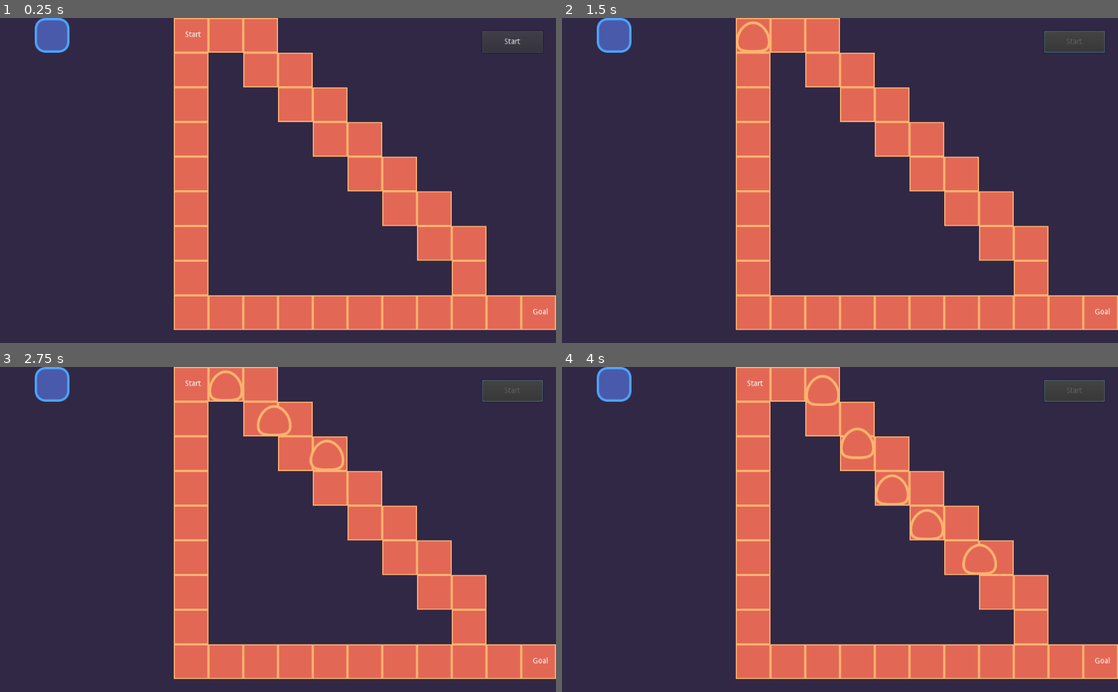
Above: before the commit, frames 1-4 (two rows, left to right).
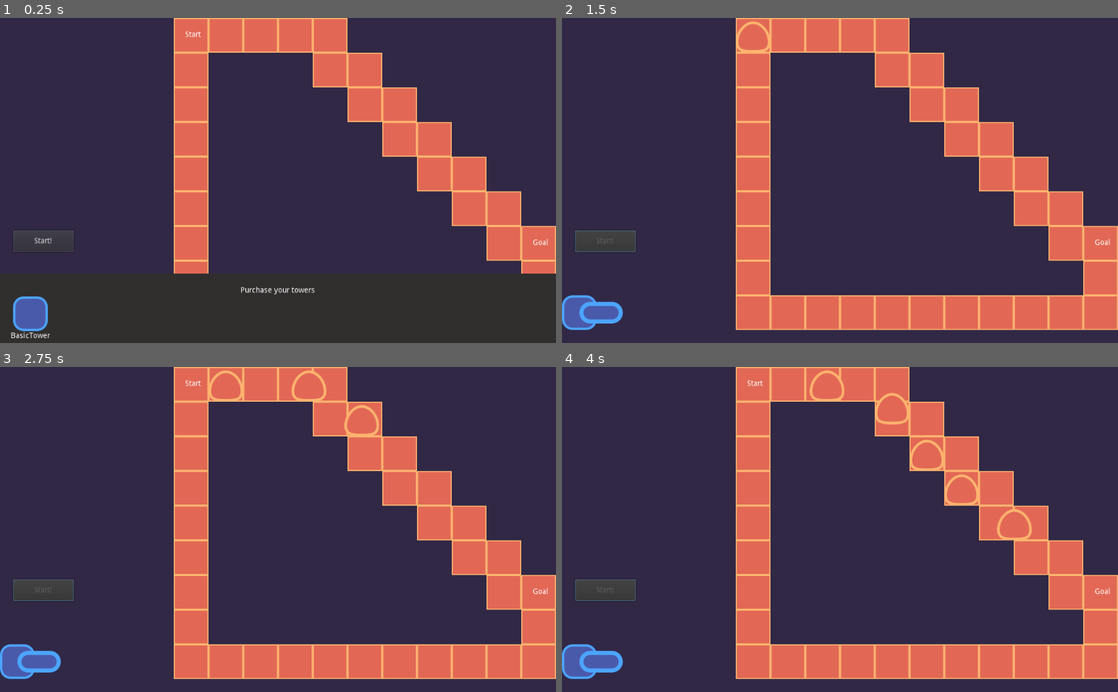
Above: after the commit, the same moments.

Repository: gdquest-demos/godot-2d-tower-defense
Game: Godot game, scene res://Game.tscn
Same seed, same stepped clock (60 frames per second), same inputs: the game is played once before the commit and once after it.
Inputs (mouse positions are in pixels of both pictures, inside the frame that each line leads up to; where the layout moved, square brackets give the same spot in the first picture):
- Up to frame 1 (0.25 s): no input
- Up to frame 2 (1.5 s): click (589, 313) [612, 34] at 0.5 s; click "Start" (after the commit: "Start!") at 1.25 s
- Up to frame 3 (2.75 s): move the mouse to (50, 383) at 2.02 s; hold Ctrl (multiple_selection) from 2.03 s (still down); click (50, 383) at 2.17 s
- Up to frame 4 (4 s): move the mouse to (728, 545) at 2.77 s; release Ctrl (multiple_selection) at 2.78 s; click (728, 545) at 2.85 s; move the mouse to (895, 458) at 3.52 s; hold Ctrl (multiple_selection) from 3.53 s (still down); click (895, 458) at 3.67 s

The runs differ from the first frame. In frame 1, 28% of the frame differs, in the area x 2-100%, y 0-99%; in frame 2, 21%; in frame 3, 21%; in frame 4, 21%.

Commit message:
Add combat system

Diff:
--- a/source/Actors/Enemies/BasicEnemy.tscn
+++ b/source/Actors/Enemies/BasicEnemy.tscn
@@ -1,7 +1,11 @@
-[gd_scene load_steps=3 format=2]
+[gd_scene load_steps=5 format=2]
 
 [ext_resource path="res://Actors/Enemies/BasicEnemy.gd" type="Script" id=1]
 [ext_resource path="res://Actors/Enemies/enemies-blob-sprite.svg" type="Texture" id=2]
+[ext_resource path="res://Objects/HurtBox/HurtBoxArea2D.tscn" type="PackedScene" id=3]
+
+[sub_resource type="CircleShape2D" id=1]
+radius = 32.0
 
 [node name="BasicEnemy" type="Node2D"]
 script = ExtResource( 1 )
@@ -13,3 +17,8 @@
 [node name="MovementTween" type="Tween" parent="."]
 
 [node name="IdleTimer" type="Timer" parent="."]
+
+[node name="HurtBoxArea2D" parent="." instance=ExtResource( 3 )]
+
+[node name="CollisionShape2D" type="CollisionShape2D" parent="HurtBoxArea2D"]
+shape = SubResource( 1 )
--- a/source/Actors/Towers/BasicTower.tscn
+++ b/source/Actors/Towers/BasicTower.tscn
@@ -1,14 +1,19 @@
-[gd_scene load_steps=5 format=2]
+[gd_scene load_steps=6 format=2]
 
 [ext_resource path="res://Actors/Towers/player-blue-square.svg" type="Texture" id=1]
 [ext_resource path="res://Actors/SelectableArea2D/SelectableArea2D.tscn" type="PackedScene" id=2]
 [ext_resource path="res://Actors/Towers/BasicTower.gd" type="Script" id=3]
+[ext_resource path="res://Objects/Weapons/Weapon2D.tscn" type="PackedScene" id=4]
 
 [sub_resource type="RectangleShape2D" id=1]
 extents = Vector2( 32, 32 )
 
 [node name="BasicTower" type="Node2D"]
 script = ExtResource( 3 )
+
+[node name="Sprite" type="Sprite" parent="."]
+position = Vector2( 0, -32 )
+texture = ExtResource( 1 )
 
 [node name="Label" type="Label" parent="."]
 visible = false
@@ -26,13 +31,12 @@
 "_edit_use_anchors_": false
 }
 
-[node name="Sprite" type="Sprite" parent="."]
-position = Vector2( 0, -32 )
-texture = ExtResource( 1 )
-
 [node name="SelectableArea2D" parent="." instance=ExtResource( 2 )]
 
 [node name="CollisionShape2D" type="CollisionShape2D" parent="SelectableArea2D"]
 position = Vector2( 0, -32 )
 shape = SubResource( 1 )
+
+[node name="Weapon2D" parent="." instance=ExtResource( 4 )]
+position = Vector2( 0, -32 )
 [connection signal="selection_toggled" from="SelectableArea2D" to="." method="_on_SelectableArea2D_selection_toggled"]
--- a/source/Game.gd
+++ b/source/Game.gd
@@ -1,13 +1,14 @@
 extends Node
 
 
-onready var _tower_purchase_hud := $UserInterface/HUD/TowerPurcahseHBoxContainer
 onready var _level := $World/Level
+onready var _tower_purchase_hud := $UserInterface/HUD/TowerPurcahseInterface
 onready var _start_button := $UserInterface/HUD/StartWaveButton
 
 
 func _ready() -> void:
-	for button in _tower_purchase_hud.get_children():
+	var buttons_container := _tower_purchase_hud.find_node("TowerButtonsContainer")
+	for button in buttons_container.get_children():
 		button.connect("tower_purchased", self, "_on_TowerPurchaseButton_tower_purchased")
 
 
--- a/source/Game.tscn
+++ b/source/Game.tscn
@@ -1,19 +1,77 @@
-[gd_scene load_steps=4 format=2]
+[gd_scene load_steps=6 format=2]
 
 [ext_resource path="res://Interface/TowerPurchaseInterface/TowerPurchaseButton.tscn" type="PackedScene" id=1]
 [ext_resource path="res://Levels/TestLevel/TestLevel.tscn" type="PackedScene" id=2]
 [ext_resource path="res://Game.gd" type="Script" id=3]
+
+[sub_resource type="Animation" id=1]
+resource_name = "SETUP"
+tracks/0/type = "value"
+tracks/0/path = NodePath(".:visible")
+tracks/0/interp = 1
+tracks/0/loop_wrap = true
+tracks/0/imported = false
+tracks/0/enabled = true
+tracks/0/keys = {
+"times": PoolRealArray( 0 ),
+"transitions": PoolRealArray( 1 ),
+"update": 1,
+"values": [ false ]
+}
+
+[sub_resource type="Animation" id=2]
+length = 4.0
+tracks/0/type = "value"
+tracks/0/path = NodePath(".:visible")
+tracks/0/interp = 1
+tracks/0/loop_wrap = true
+tracks/0/imported = false
+tracks/0/enabled = true
+tracks/0/keys = {
+"times": PoolRealArray( 0 ),
+"transitions": PoolRealArray( 1 ),
+"update": 1,
+"values": [ true ]
+}
+tracks/1/type = "value"
+tracks/1/path = NodePath("Label:rect_position")
+tracks/1/interp = 1
+tracks/1/loop_wrap = true
+tracks/1/imported = false
+tracks/1/enabled = true
+tracks/1/keys = {
+"times": PoolRealArray( 0, 1, 2, 4 ),
+"transitions": PoolRealArray( 0.5, 1, 0.5, 1 ),
+"update": 0,
+"values": [ Vector2( 256, 288 ), Vector2( 455, 288 ), Vector2( 455, 288 ), Vector2( 576, 288 ) ]
+}
+tracks/2/type = "value"
+tracks/2/path = NodePath("Label:self_modulate")
+tracks/2/interp = 1
+tracks/2/loop_wrap = true
+tracks/2/imported = false
+tracks/2/enabled = true
+tracks/2/keys = {
+"times": PoolRealArray( 0, 1, 2, 4 ),
+"transitions": PoolRealArray( 0.5, 1, 0.5, 1 ),
+"update": 0,
+"values": [ Color( 1, 1, 1, 0 ), Color( 1, 1, 1, 1 ), Color( 1, 1, 1, 1 ), Color( 1, 1, 1, 0 ) ]
+}
 
 [node name="Game" type="Node"]
 script = ExtResource( 3 )
 
 [node name="World" type="CanvasLayer" parent="."]
 layer = 0
+follow_viewport_enable = true
 
 [node name="Level" parent="World" instance=ExtResource( 2 )]
 
+[node name="Camera2D" type="Camera2D" parent="World"]
+anchor_mode = 0
+current = true
+
 [node name="UserInterface" type="CanvasLayer" parent="."]
-layer = 100
 
 [node name="HUD" type="Control" parent="UserInterface"]
 anchor_right = 1.0
@@ -23,31 +81,101 @@
 "_edit_use_anchors_": false
 }
 
-[node name="TowerPurcahseHBoxContainer" type="HBoxContainer" parent="UserInterface/HUD"]
-anchor_left = 0.062
+[node name="StartWaveButton" type="Button" parent="UserInterface/HUD"]
+anchor_top = 1.0
+anchor_bottom = 1.0
+margin_left = 24.0
+margin_top = -208.0
+margin_right = 136.0
+margin_bottom = -168.0
+text = "Start!"
+__meta__ = {
+"_edit_use_anchors_": false
+}
+
+[node name="TowerPurcahseInterface" type="Control" parent="UserInterface/HUD"]
 anchor_right = 1.0
-anchor_bottom = 0.107
-margin_left = 0.511997
-margin_bottom = -0.200005
+anchor_bottom = 0.2
+margin_top = 472.0
+margin_bottom = 480.0
+__meta__ = {
+"_edit_use_anchors_": false
+}
+
+[node name="Background" type="ColorRect" parent="UserInterface/HUD/TowerPurcahseInterface"]
+anchor_right = 1.0
+anchor_bottom = 1.0
+color = Color( 0.196078, 0.184314, 0.184314, 1 )
+__meta__ = {
+"_edit_use_anchors_": false
+}
+
+[node name="MarginContainer" type="MarginContainer" parent="UserInterface/HUD/TowerPurcahseInterface"]
+anchor_right = 1.0
+anchor_bottom = 1.0
+custom_constants/margin_right = 24
+custom_constants/margin_top = 24
+custom_constants/margin_left = 24
+custom_constants/margin_bottom = 24
+__meta__ = {
+"_edit_use_anchors_": false
+}
+
+[node name="VBoxContainer" type="VBoxContainer" parent="UserInterface/HUD/TowerPurcahseInterface/MarginContainer"]
+margin_left = 24.0
+margin_top = 24.0
+margin_right = 1000.0
+margin_bottom = 106.0
+
+[node name="Label" type="Label" parent="UserInterface/HUD/TowerPurcahseInterface/MarginContainer/VBoxContainer"]
+margin_right = 976.0
+margin_bottom = 14.0
+text = "Purchase your towers"
+align = 1
+valign = 1
+
+[node name="TowerButtonsContainer" type="HBoxContainer" parent="UserInterface/HUD/TowerPurcahseInterface/MarginContainer/VBoxContainer"]
+margin_top = 18.0
+margin_right = 976.0
+margin_bottom = 82.0
 custom_constants/separation = 16
 __meta__ = {
 "_edit_use_anchors_": false
 }
 
-[node name="TowerPurchaseButton" parent="UserInterface/HUD/TowerPurcahseHBoxContainer" instance=ExtResource( 1 )]
+[node name="TowerPurchaseButton" parent="UserInterface/HUD/TowerPurcahseInterface/MarginContainer/VBoxContainer/TowerButtonsContainer" instance=ExtResource( 1 )]
+anchor_right = 0.0
+anchor_bottom = 0.0
+margin_right = 64.0
+margin_bottom = 64.0
 
-[node name="StartWaveButton" type="Button" parent="UserInterface/HUD"]
-anchor_left = 1.0
-anchor_top = 1.0
+[node name="WaveStartOverlay" type="ColorRect" parent="UserInterface"]
+visible = false
 anchor_right = 1.0
 anchor_bottom = 1.0
-margin_left = -136.0
-margin_top = -576.0
-margin_right = -24.0
-margin_bottom = -536.0
-text = "Start"
+color = Color( 0, 0, 0, 0.25098 )
 __meta__ = {
 "_edit_use_anchors_": false
 }
+
+[node name="Label" type="Label" parent="UserInterface/WaveStartOverlay"]
+self_modulate = Color( 1, 1, 1, 0 )
+anchor_left = 0.5
+anchor_top = 0.5
+anchor_right = 0.5
+anchor_bottom = 0.5
+margin_left = -256.0
+margin_top = -12.0
+margin_right = -141.998
+margin_bottom = 12.0
+text = "Enemies arriving!!"
+__meta__ = {
+"_edit_use_anchors_": false
+}
+
+[node name="AnimationPlayer" type="AnimationPlayer" parent="UserInterface/WaveStartOverlay"]
+autoplay = "SETUP"
+anims/SETUP = SubResource( 1 )
+anims/wave_finished = SubResource( 2 )
 [connection signal="wave_finished" from="World/Level" to="." method="_on_Level_wave_finished"]
 [connection signal="pressed" from="UserInterface/HUD/StartWaveButton" to="." method="_on_StartWaveButton_pressed"]
--- a/source/Interface/TowerPurchaseInterface/TowerPurchaseButton.tscn
+++ b/source/Interface/TowerPurchaseInterface/TowerPurchaseButton.tscn
@@ -4,16 +4,33 @@
 [ext_resource path="res://Interface/TowerPurchaseInterface/TowerPurchaseButton.gd" type="Script" id=2]
 
 [node name="TowerPurchaseButton" type="TextureButton"]
-margin_right = 64.0
-margin_bottom = 64.0
+anchor_right = 1.0
+anchor_bottom = 1.0
+rect_min_size = Vector2( 64, 64 )
 size_flags_horizontal = 0
-size_flags_vertical = 2
+size_flags_vertical = 0
 action_mode = 0
 texture_normal = ExtResource( 1 )
+expand = true
 stretch_mode = 3
 script = ExtResource( 2 )
 __meta__ = {
 "_edit_use_anchors_": false
 }
+
+[node name="Label" type="Label" parent="."]
+anchor_left = 0.5
+anchor_top = 1.0
+anchor_right = 0.5
+anchor_bottom = 1.0
+margin_left = -36.0
+margin_top = 2.27573
+margin_right = 36.0
+margin_bottom = 18.2757
+hint_tooltip = "$200"
+text = "BasicTower"
+__meta__ = {
+"_edit_use_anchors_": false
+}
 [connection signal="mouse_entered" from="." to="." method="_on_mouse_entered"]
 [connection signal="mouse_exited" from="." to="." method="_on_mouse_exited"]
--- a/source/Levels/TestLevel/TestLevel.tscn
+++ b/source/Levels/TestLevel/TestLevel.tscn
@@ -13,7 +13,7 @@
 [node name="AStarGrid" type="TileMap" parent="."]
 tile_set = ExtResource( 3 )
 format = 1
-tile_data = PoolIntArray( 5, 1, 0, 6, 1, 0, 7, 1, 0, 65541, 1, 0, 65543, 1, 0, 65544, 1, 0, 131077, 1, 0, 131080, 1, 0, 131081, 1, 0, 196613, 1, 0, 196617, 1, 0, 196618, 1, 0, 262149, 1, 0, 262154, 1, 0, 262155, 1, 0, 327685, 1, 0, 327691, 1, 0, 327692, 1, 0, 393221, 1, 0, 393228, 1, 0, 393229, 1, 0, 458757, 1, 0, 458765, 1, 0, 524293, 1, 0, 524294, 1, 0, 5242 …(122 unchanged characters)…
+tile_data = PoolIntArray( 5, 1, 0, 6, 1, 0, 7, 1, 0, 8, 1, 0, 9, 1, 0, 65541, 1, 0, 65545, 1, 0, 65546, 1, 0, 131077, 1, 0, 131082, 1, 0, 131083, 1, 0, 196613, 1, 0, 196619, 1, 0, 196620, 1, 0, 262149, 1, 0, 262156, 1, 0, 262157, 1, 0, 327685, 1, 0, 327693, 1, 0, 327694, 1, 0, 393221, 1, 0, 393230, 1, 0, 393231, 1, 0, 458757, 1, 0, 458767, 1, 0, 524293, 1, 0, 524294, 1, 0, 5242 …(122 unchanged characters)…
 script = ExtResource( 5 )
 
 [node name="StartPosition2D" type="Position2D" parent="AStarGrid"]
@@ -31,7 +31,7 @@
 }
 
 [node name="GoalPosition2D" type="Position2D" parent="AStarGrid"]
-position = Vector2( 992, 544 )
+position = Vector2( 992, 416 )
 
 [node name="Label" type="Label" parent="AStarGrid/GoalPosition2D"]
 margin_left = -16.0
--- a/source/Levels/TowerPlacement/TowerPlacement.gd
+++ b/source/Levels/TowerPlacement/TowerPlacement.gd
@@ -1,4 +1,6 @@
 extends Node2D
+
+const PLACEBLE_CELLS_ID := 0
 
 export var tower_placement_offset := Vector2(32, 64)
 
@@ -24,7 +26,6 @@
 func add_new_tower(tower_scene: PackedScene) -> void:
 	var tower_instance := tower_scene.instance() as Node2D
 	add_child(tower_instance)
-	tower_instance.global_position = global_position
 
 	_current_tower = tower_instance
 
@@ -34,5 +35,7 @@
 
 func _snap_tower_to_grid() -> void:
 	var cell: Vector2 = _grid.world_to_map(get_global_mouse_position())
+	if not cell in _grid.get_used_cells_by_id(PLACEBLE_CELLS_ID):
+		return
 	_current_tower.global_position = _grid.map_to_world(cell)
 	_current_tower.global_position += tower_placement_offset
--- a/source/Levels/TowerPlacement/TowerPlacement.tscn
+++ b/source/Levels/TowerPlacement/TowerPlacement.tscn
@@ -2,7 +2,6 @@
 
 [ext_resource path="res://Levels/TestLevel/tileset.tres" type="TileSet" id=1]
 [ext_resource path="res://Levels/TowerPlacement/TowerPlacement.gd" type="Script" id=2]
-
 
 [node name="TowerPlacement" type="Node2D"]
 script = ExtResource( 2 )
--- /dev/null
+++ b/source/Objects/Bullets/Bullet.gd
@@ -0,0 +1,30 @@
+class_name Bullet
+extends Node2D
+
+export var speed := 500.0
+
+onready var _tween := $Tween
+onready var _hitbox := $HitBoxArea2D
+
+func fly_to(target_global_position: Vector2) -> void:
+
+	var distance := global_position.distance_to(target_global_position)
+	var duration := distance / speed
+
+	_tween.interpolate_property(
+		self,
+		"global_position",
+		global_position,
+		target_global_position,
+		duration
+	)
+	_tween.start()
+	look_at(target_global_position)
+
+
+func _on_HitBox2D_area_entered(area: Area2D) -> void:
+	queue_free()
+
+
+func _on_Tween_tween_completed(object: Object, key: NodePath) -> void:
+	queue_free()
--- /dev/null
+++ b/source/Objects/Bullets/Bullet.tscn
@@ -0,0 +1,24 @@
+[gd_scene load_steps=5 format=2]
+
+[ext_resource path="res://Objects/Bullets/Bullet.gd" type="Script" id=1]
+[ext_resource path="res://Objects/Bullets/projectile-player.svg" type="Texture" id=2]
+[ext_resource path="res://Objects/HitBox/HitBoxArea2D.tscn" type="PackedScene" id=3]
+
+[sub_resource type="CapsuleShape2D" id=1]
+radius = 24.0
+height = 32.0
+
+[node name="Bullet" type="Node2D"]
+script = ExtResource( 1 )
+
+[node name="Sprite" type="Sprite" parent="."]
+texture = ExtResource( 2 )
+
+[node name="HitBoxArea2D" parent="." instance=ExtResource( 3 )]
+
+[node name="CollisionShape2D" type="CollisionShape2D" parent="HitBoxArea2D"]
+rotation = 1.57079
+shape = SubResource( 1 )
+
+[node name="Tween" type="Tween" parent="."]
+[connection signal="tween_completed" from="Tween" to="." method="_on_Tween_tween_completed"]
--- /dev/null
+++ b/source/Objects/Bullets/projectile-player.svg
@@ -0,0 +1,67 @@
+<?xml version="1.0" encoding="UTF-8" standalone="no"?>
+<svg
+   xmlns:dc="http://purl.org/dc/elements/1.1/"
+   xmlns:cc="http://creativecommons.org/ns#"
+   xmlns:rdf="http://www.w3.org/1999/02/22-rdf-syntax-ns#"
+   xmlns:svg="http://www.w3.org/2000/svg"
+   xmlns="http://www.w3.org/2000/svg"
+   xmlns:sodipodi="http://sodipodi.sourceforge.net/DTD/sodipodi-0.dtd"
+   xmlns:inkscape="http://www.inkscape.org/namespaces/inkscape"
+   sodipodi:docname="projectile-player.svg"
+   inkscape:version="1.0 (4035a4fb49, 2020-05-01)"
+   id="svg8"
+   version="1.1"
+   viewBox="0 0 80 40"
+   height="40"
+   width="80">
+  <defs
+     id="defs2" />
+  <sodipodi:namedview
+     inkscape:document-rotation="0"
+     inkscape:window-maximized="1"
+     inkscape:window-y="30"
+     inkscape:window-x="0"
+     inkscape:window-height="1011"
+     inkscape:window-width="1920"
+     units="px"
+     showgrid="false"
+     inkscape:current-layer="layer1"
+     inkscape:document-units="px"
+     inkscape:cy="81.390178"
+     inkscape:cx="35.745713"
+     inkscape:zoom="1.979899"
+     inkscape:pageshadow="2"
+     inkscape:pageopacity="0"
+     borderopacity="1.0"
+     bordercolor="#666666"
+     pagecolor="#282828"
+     id="base" />
+  <metadata
+     id="metadata5">
+    <rdf:RDF>
+      <cc:Work
+         rdf:about="">
+        <dc:format>image/svg+xml</dc:format>
+        <dc:type
+           rdf:resource="http://purl.org/dc/dcmitype/StillImage" />
+        <dc:title />
+      </cc:Work>
+    </rdf:RDF>
+  </metadata>
+  <g
+     transform="translate(0,-1051.25)"
+     id="layer1"
+     inkscape:groupmode="layer"
+     inkscape:label="Layer 1">
+    <rect
+       inkscape:export-ydpi="96"
+       inkscape:export-xdpi="96"
+       ry="16.212999"
+       y="1055.037"
+       x="3.7869987"
+       height="32.425999"
+       width="72.426003"
+       id="rect2852"
+       style="opacity:1;fill:#4b5bab;fill-opacity:1;stroke:#4da6ff;stroke-width:7.57399988;stroke-linecap:square;stroke-linejoin:miter;stroke-miterlimit:4;stroke-dasharray:none;stroke-dashoffset:0;stroke-opacity:1;paint-order:fill markers stroke" />
+  </g>
+</svg>
--- /dev/null
+++ b/source/Objects/HitBox/Hit.gd
@@ -0,0 +1,4 @@
+class_name Hit
+extends Resource
+
+export var damage := 1
--- /dev/null
+++ b/source/Objects/HitBox/Hit.tres
@@ -0,0 +1,7 @@
+[gd_resource type="Resource" load_steps=2 format=2]
+
+[ext_resource path="res://Objects/HitBox/Hit.gd" type="Script" id=1]
+
+[resource]
+script = ExtResource( 1 )
+damage = 1
--- /dev/null
+++ b/source/Objects/HitBox/HitBoxArea2D.gd
@@ -0,0 +1,11 @@
+extends Area2D
+
+enum Teams {Player, Enemy}
+export(Teams) var team := Teams.Player
+
+export var hit: Resource
+
+func apply_hit(hurt_box: HurtBox2D) -> void:
+	if team == hurt_box.team:
+		return
+	hurt_box.get_hurt(hit as Hit)
--- /dev/null
+++ b/source/Objects/HitBox/HitBoxArea2D.tscn
@@ -0,0 +1,8 @@
+[gd_scene load_steps=2 format=2]
+
+[ext_resource path="res://Objects/HitBox/HitBoxArea2D.gd" type="Script" id=1]
+
+[node name="HitBox2D" type="Area2D"]
+collision_layer = 0
+collision_mask = 2
+script = ExtResource( 1 )
--- /dev/null
+++ b/source/Objects/HurtBox/HurtBoxArea2D.gd
@@ -0,0 +1,12 @@
+class_name HurtBox2D
+extends Area2D
+
+signal damaged(damage)
+
+enum Teams {Player, Enemy}
+export(Teams) var team := Teams.Player
+
+export var weakness_hit: Resource
+
+func get_hurt(hit: Hit) -> void:
+	emit_signal("damaged", hit.damage)
--- /dev/null
+++ b/source/Objects/HurtBox/HurtBoxArea2D.tscn
@@ -0,0 +1,9 @@
+[gd_scene load_steps=2 format=2]
+
+[ext_resource path="res://Objects/HurtBox/HurtBoxArea2D.gd" type="Script" id=1]
+
+[node name="HurtBoxArea2D" type="Area2D"]
+position = Vector2( 0, -24 )
+collision_layer = 2
+collision_mask = 0
+script = ExtResource( 1 )
--- /dev/null
+++ b/source/Objects/Spawners/Spawner2D.gd
@@ -0,0 +1,13 @@
+extends Position2D
+
+export var spawn_scene: PackedScene
+
+
+func spawn() -> Node2D:
+	var spawn: Node2D = spawn_scene.instance()
+
+	add_child(spawn)
+	spawn.set_as_toplevel(true)
+	spawn.global_position = global_position
+
+	return spawn
--- /dev/null
+++ b/source/Objects/Spawners/Spawner2D.tscn
@@ -0,0 +1,6 @@
+[gd_scene load_steps=2 format=2]
+
+[ext_resource path="res://Objects/Spawners/Spawner2D.gd" type="Script" id=1]
+
+[node name="Spawner2D" type="Position2D"]
+script = ExtResource( 1 )
--- /dev/null
+++ b/source/Objects/Weapons/Weapon2D.gd
@@ -0,0 +1,45 @@
+extends Position2D
+
+
+var target: Node2D
+
+onready var _bullet_spawner := $BulletSpawner2D
+onready var _cooldown_timer := $CooldownTimer
+onready var _range_area := $RangeArea2D
+onready var _animation_player := $AnimationPlayer
+
+
+func _shoot() -> void:
+	if not target:
+		return
+	if not _cooldown_timer.is_stopped():
+		return
+	_cooldown_timer.start()
+
+	look_at(target.global_position)
+	_animation_player.play("shoot")
+	var bullet: Bullet = _bullet_spawner.spawn()
+	bullet.fly_to(target.global_position)
+
+
+func _clear_target() -> void:
+	target = null
+	_cooldown_timer.stop()
+
+
+func _on_RangeArea2D_area_entered(area: Area2D) -> void:
+	target = area
+	target.connect("tree_exiting", self, "_clear_target")
+	_shoot()
+
+
+func _on_RangeArea2D_area_exited(area: Area2D) -> void:
+	yield(get_tree(), "physics_frame")
+	if _range_area.get_overlapping_areas().size() > 0:
+		target = _range_area.get_overlapping_areas()[0]
+	else:
+		_clear_target()
+
+
+func _on_CooldownTimer_timeout() -> void:
+	_shoot()
--- /dev/null
+++ b/source/Objects/Weapons/Weapon2D.tscn
@@ -0,0 +1,53 @@
+[gd_scene load_steps=7 format=2]
+
+[ext_resource path="res://Objects/Spawners/Spawner2D.tscn" type="PackedScene" id=1]
+[ext_resource path="res://Objects/Bullets/Bullet.tscn" type="PackedScene" id=2]
+[ext_resource path="res://Objects/Weapons/Weapon2D.gd" type="Script" id=3]
+[ext_resource path="res://Objects/Bullets/projectile-player.svg" type="Texture" id=4]
+
+[sub_resource type="CircleShape2D" id=1]
+radius = 128.0
+
+[sub_resource type="Animation" id=2]
+resource_name = "shoot"
+length = 0.5
+tracks/0/type = "value"
+tracks/0/path = NodePath("Sprite:position")
+tracks/0/interp = 1
+tracks/0/loop_wrap = true
+tracks/0/imported = false
+tracks/0/enabled = true
+tracks/0/keys = {
+"times": PoolRealArray( 0, 0.2, 0.5 ),
+"transitions": PoolRealArray( 0.5, 1, 1 ),
+"update": 0,
+"values": [ Vector2( 0, 0 ), Vector2( -16, 0 ), Vector2( 0, 0 ) ]
+}
+
+[node name="Weapon2D" type="Position2D"]
+script = ExtResource( 3 )
+
+[node name="Sprite" type="Sprite" parent="."]
+texture = ExtResource( 4 )
+offset = Vector2( 40, 0 )
+
+[node name="RangeArea2D" type="Area2D" parent="."]
+collision_layer = 0
+collision_mask = 2
+
+[node name="CollisionShape2D" type="CollisionShape2D" parent="RangeArea2D"]
+shape = SubResource( 1 )
+
+[node name="BulletSpawner2D" parent="." instance=ExtResource( 1 )]
+position = Vector2( 88, 0 )
+spawn_scene = ExtResource( 2 )
+
+[node name="CooldownTimer" type="Timer" parent="."]
+process_mode = 0
+one_shot = true
+
+[node name="AnimationPlayer" type="AnimationPlayer" parent="."]
+anims/shoot = SubResource( 2 )
+[connection signal="area_entered" from="RangeArea2D" to="." method="_on_RangeArea2D_area_entered"]
+[connection signal="area_exited" from="RangeArea2D" to="." method="_on_RangeArea2D_area_exited"]
+[connection signal="timeout" from="CooldownTimer" to="." method="_on_CooldownTimer_timeout"]
--- a/source/project.godot
+++ b/source/project.godot
@@ -14,6 +14,21 @@
 "language": "GDScript",
 "path": "res://Actors/Enemies/BasicEnemy.gd"
 }, {
+"base": "Node2D",
+"class": "Bullet",
+"language": "GDScript",
+"path": "res://Objects/Bullets/Bullet.gd"
+}, {
+"base": "Resource",
+"class": "Hit",
+"language": "GDScript",
+"path": "res://Objects/HitBox/Hit.gd"
+}, {
+"base": "Area2D",
+"class": "HurtBox2D",
+"language": "GDScript",
+"path": "res://Objects/HurtBox/HurtBoxArea2D.gd"
+}, {
 "base": "Area2D",
 "class": "SelectableArea2D",
 "language": "GDScript",
@@ -26,6 +41,9 @@
 } ]
 _global_script_class_icons={
 "BasicEnemy": "",
+"Bullet": "",
+"Hit": "",
+"HurtBox2D": "",
 "SelectableArea2D": "",
 "SelectionArea2D": ""
 }
@@ -57,6 +75,7 @@
 [layer_names]
 
 2d_physics/layer_1="selectable"
+2d_physics/layer_2="combat"
 
 [rendering]
 
Not shown, added: source/Objects/Bullets/projectile-player.svg.import
